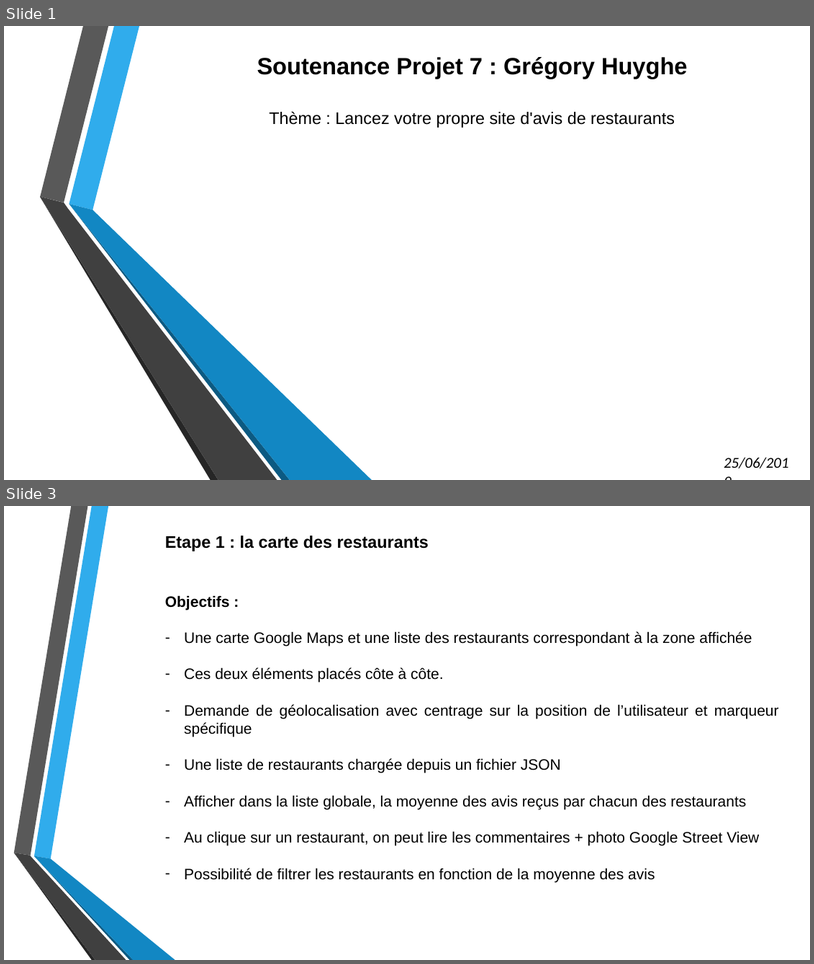
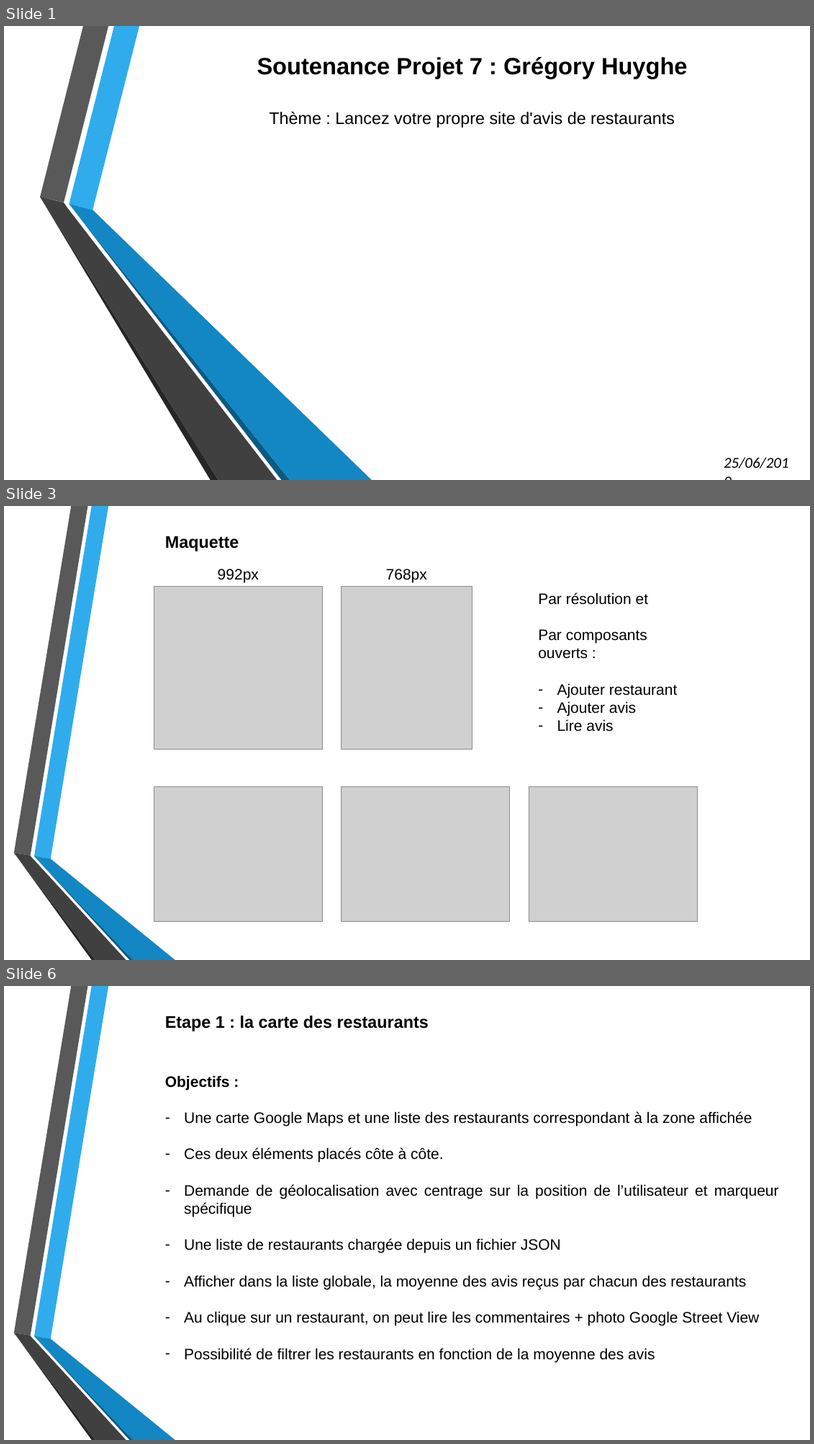
Before and after one commit to DesignGreg/Projet7-OpenClassRooms, a slide deck: Soutenance/Présentation Projet 7.pptx. Shown one above the other, each under a label of ours: slides 1 and 3 before the commit, slides 1, 3 and 6 after it; the slides between them are not shown. The pictures are 814x964 and 814x1444 pixels, drawn with LibreOffice and Linux fonts; fonts in the diff are those of the drawing; grey boxes stand for pictures; background and template pictures are left out. Boxes give left, top, right and bottom in pixels: in the first picture for what was removed or moved away, otherwise in the second. Text is boxed around its words. In the diff, an @@ line names an element or a change of style, - is before the commit and + after.

```diff
--- a/Soutenance/Présentation Projet 7.pptx
+++ b/Soutenance/Présentation Projet 7.pptx
@@ slide 3 added at (x1=4, y1=506, x2=810, y2=960), background picture (left out); not listed: 6 template elements that a slide beside it also shows @@
@@ text added at (x1=165, y1=536, x2=239, y2=551), 20 pt, text #000000, bold @@
+Maquette
@@ text added at (x1=218, y1=569, x2=259, y2=582), 18 pt, text #000000 @@
+992px
@@ text added at (x1=386, y1=569, x2=427, y2=582), 18 pt, text #000000 @@
+768px
@@ picture added at (x1=154, y1=586, x2=323, y2=749) @@
@@ picture added at (x1=342, y1=586, x2=472, y2=749) @@
@@ text added at (x1=538, y1=592, x2=677, y2=731), 18 pt, text #000000 @@
+Par résolution et
+Par composants ouverts :
+– Ajouter restaurant
+– Ajouter avis
+– Lire avis
@@ picture added at (x1=154, y1=786, x2=323, y2=921) @@
@@ picture added at (x1=342, y1=786, x2=510, y2=921) @@
@@ picture added at (x1=529, y1=786, x2=698, y2=921) @@
@@ what was slide 3 is now slide 6 @@
```
Also in this commit, not shown: 5 slides changed, 1 other slide added, 5 other files.
